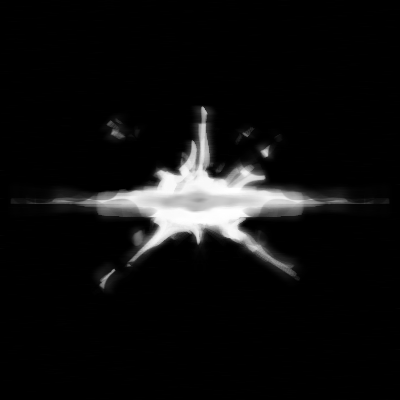
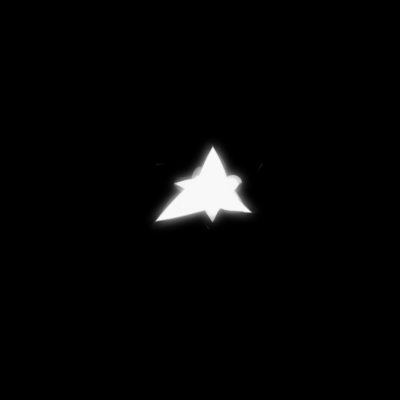
Comparing the layer stacks of the two 400 x 400 images. Changes:
added layer "Layer 13" above "Layer 12" over [145, 136, 263, 234]
added layer "Layer 12" above "Layer 9" over [145, 140, 264, 232]
hid "Layer 4" over [0, 105, 400, 350]
hid "Layer 2" over [10, 105, 390, 295]
